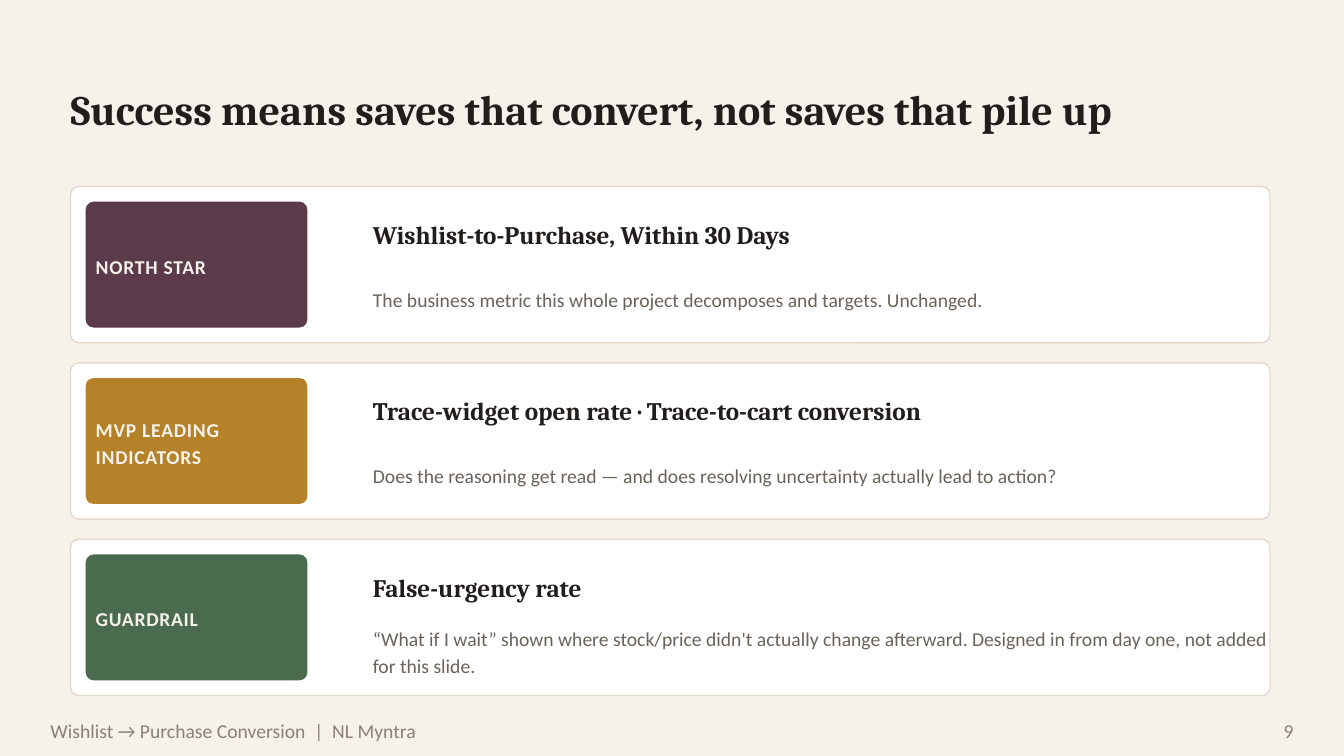
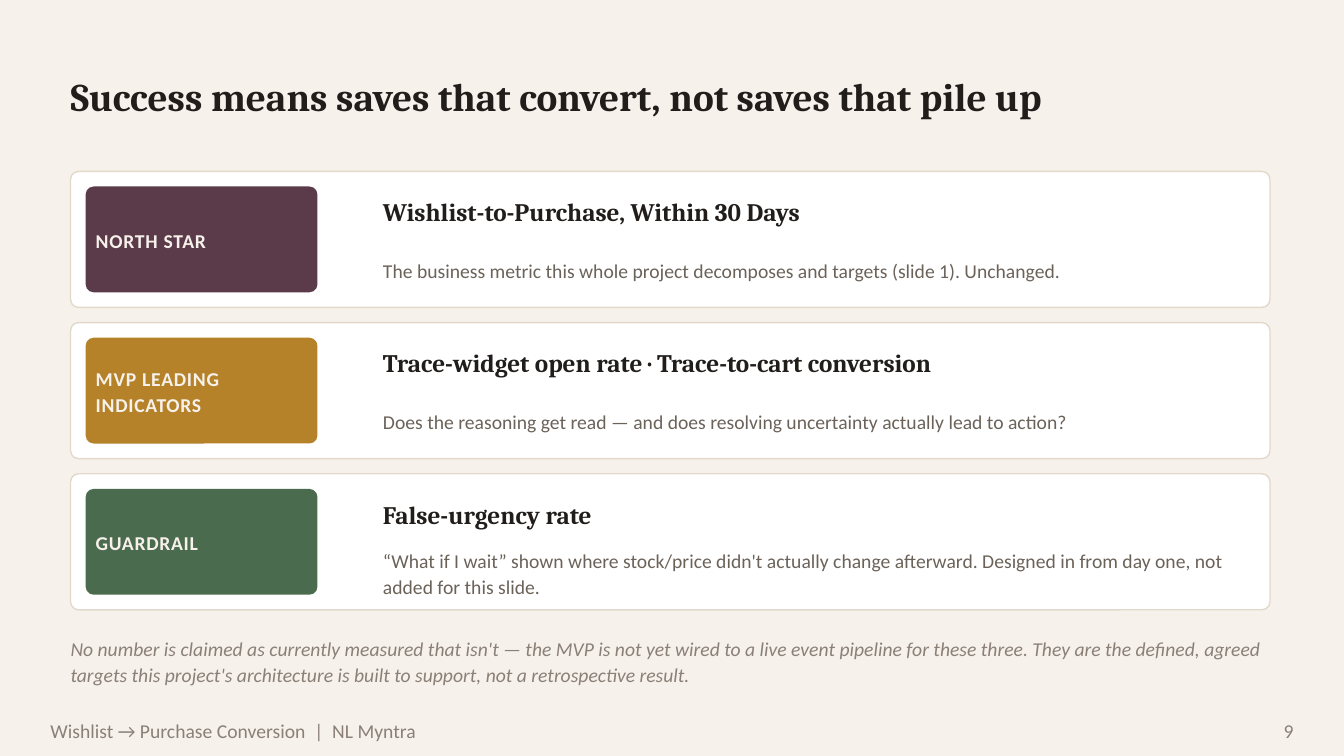
Before and after one commit to blazing-llama/NL-Myntra-Graduation-Project, a slide deck: slide 9 of docs/deck/NL Myntra.pptx. Drawn at 1344x756 pixels with LibreOffice and Linux fonts; fonts in the diff are those of the drawing. Boxes give left, top, right and bottom in pixels: in the first picture for what was removed or moved away, otherwise in the second. Text is boxed around its words. In the diff, an @@ line names an element or a change of style, - is before the commit and + after.

```diff
--- a/docs/deck/NL Myntra.pptx
+++ b/docs/deck/NL Myntra.pptx
@@ text "Success means saves that convert, ..." at (71,83,1041,120): size 30 to 28 pt @@
@@ rounded rectangle: place and size @@
-rounded rectangle at (71,187,1270,343)
+rounded rectangle at (71,171,1270,308)
@@ rounded rectangle: place and size @@
-rounded rectangle at (86,202,308,328)
+rounded rectangle at (86,187,318,292)
@@ text "NORTH STAR": place and size @@
-text "NORTH STAR" at (96,261,206,274)
+text "NORTH STAR" at (96,235,206,248)
@@ text "Wishlist-to-Purchase, Within 30 Days": place and size @@
-text "Wishlist-to-Purchase, Within 30 Days" at (373,226,790,250)
+text "Wishlist-to-Purchase, Within 30 Days" at (383,203,800,227)
@@ text at (383,264,1059,282): text changed @@
-The business metric this whole project decomposes and targets. Unchanged.
+The business metric this whole project decomposes and targets (slide 1). Unchanged.
@@ rounded rectangle: place and size @@
-rounded rectangle at (71,363,1270,519)
+rounded rectangle at (71,323,1270,459)
@@ rounded rectangle: place and size @@
-rounded rectangle at (86,378,308,504)
+rounded rectangle at (86,338,318,444)
@@ text "MVP LEADING INDICATORS": place and size @@
-text "MVP LEADING INDICATORS" at (96,424,219,464)
+text "MVP LEADING INDICATORS" at (96,373,219,412)
@@ text "Trace-widget open rate · Trace-to-cart ...": place and size @@
-text "Trace-widget open rate · Trace-to-cart ..." at (373,402,921,426)
+text "Trace-widget open rate · Trace-to-cart ..." at (383,354,931,378)
@@ text "Does the reasoning get read ...": place and size @@
-text "Does the reasoning get read ..." at (373,469,1056,487)
+text "Does the reasoning get read ..." at (383,415,1066,433)
@@ rounded rectangle: place and size @@
-rounded rectangle at (71,539,1270,696)
+rounded rectangle at (71,474,1270,610)
@@ proportions changed in 6 elements at (71,171,1270,308), (86,187,318,292), (71,323,1270,459), (86,338,318,444), (71,474,1270,610), (86,489,318,595) @@
@@ rounded rectangle: place and size @@
-rounded rectangle at (86,555,308,681)
+rounded rectangle at (86,489,318,595)
@@ line spacing 1.15 to 1.1 in 5 elements at (96,235,206,248), (383,415,1066,433), (96,373,219,412), (383,554,1222,594), (96,537,198,550) @@
@@ text "GUARDRAIL": place and size @@
-text "GUARDRAIL" at (96,613,198,626)
+text "GUARDRAIL" at (96,537,198,550)
@@ text "False-urgency rate": place and size @@
-text "False-urgency rate" at (373,579,581,603)
+text "False-urgency rate" at (383,506,592,530)
@@ text "“What if I wait” shown ...": place and size @@
-text "“What if I wait” shown ..." at (373,632,1266,673)
+text "“What if I wait” shown ..." at (383,554,1222,594)
@@ text added at (71,642,1260,685), 14 pt, text #8A8078, italic @@
+No number is claimed as currently measured that isn't — the MVP is not yet wired to a live event pipeline for these three. They are the defined, agreed targets this project's architecture is built to support, not a retrospective result.
```
Also in this commit, not shown: 6 other slides changed, 3 slides added, 3 slides removed, 5 other files.
